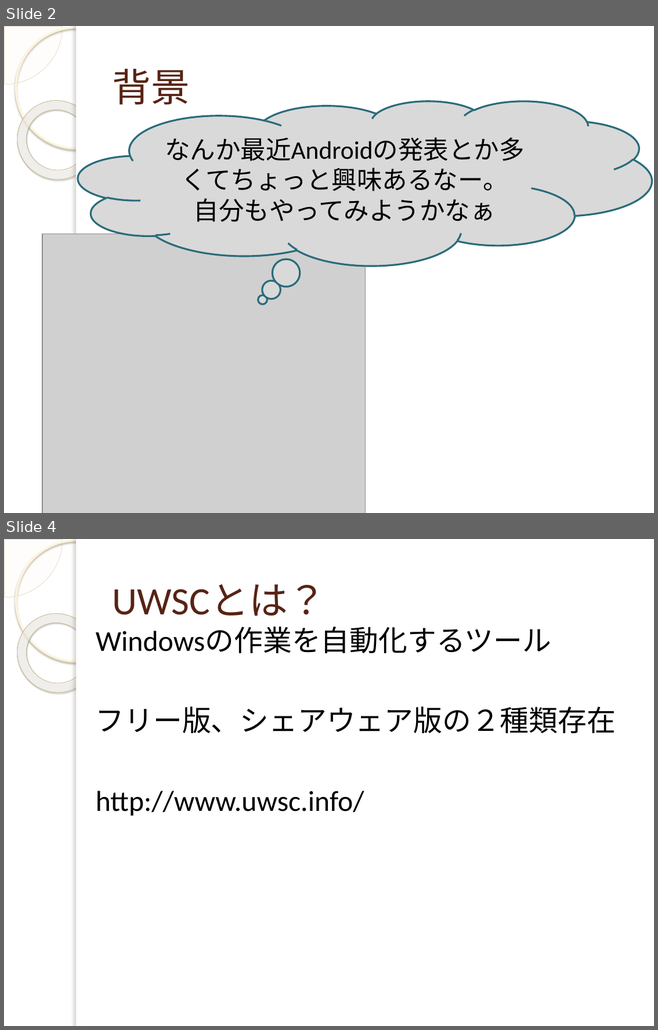
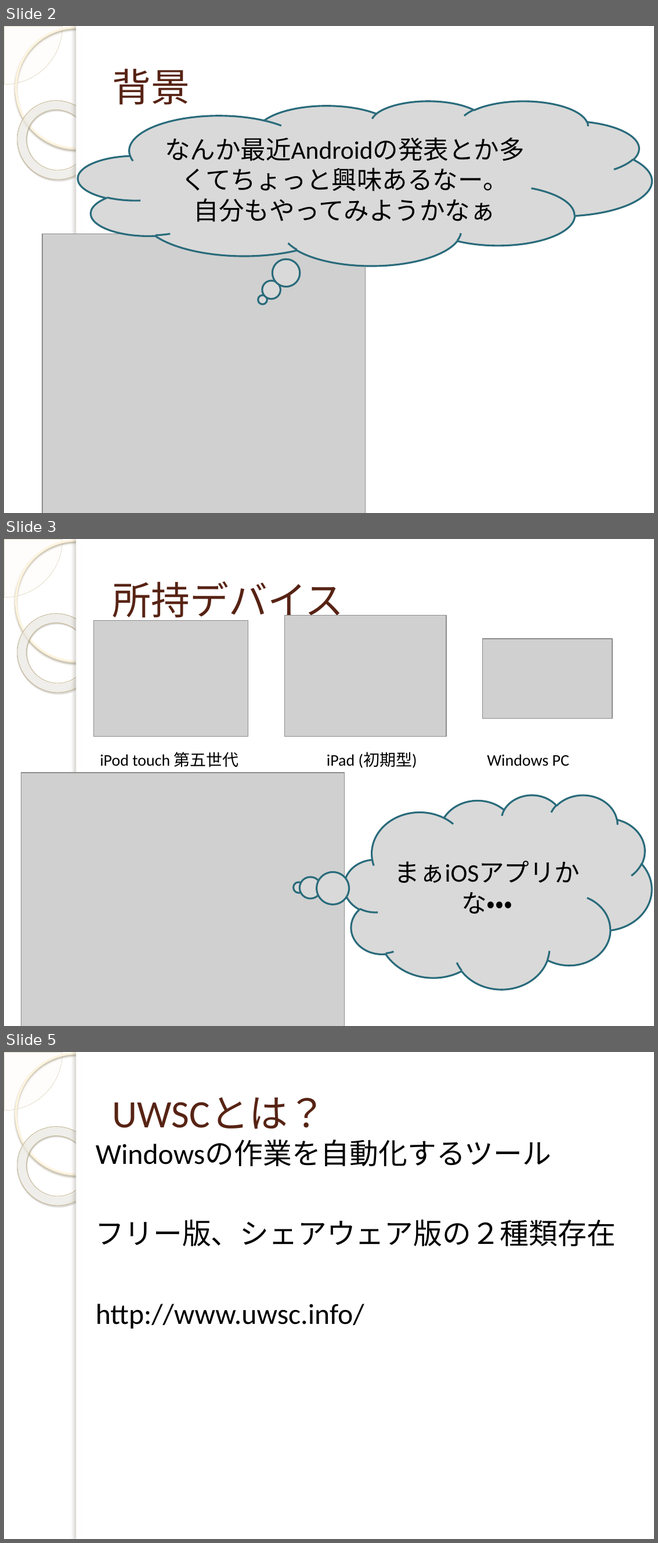
Before and after one commit to yuridonus/FEstudy, a slide deck: monaca.pptx. Shown one above the other, each under a label of ours: slides 2 and 4 before the commit, slides 2, 3 and 5 after it; the slides between them are not shown. The pictures are 658x1030 and 658x1543 pixels, drawn with LibreOffice and Linux fonts; fonts in the diff are those of the drawing; grey boxes stand for pictures; background and template pictures are left out. Boxes give left, top, right and bottom in pixels: in the first picture for what was removed or moved away, otherwise in the second. Text is boxed around its words. In the diff, an @@ line names an element or a change of style, - is before the commit and + after.

```diff
--- a/monaca.pptx
+++ b/monaca.pptx
@@ slide 3 added at [4, 539, 654, 1026], background picture (left out); not listed: 5 template elements that a slide beside it also shows @@
@@ title added at [112, 581, 344, 624], 43 pt, text #572314 @@
+所持デバイス
@@ picture added at [94, 621, 248, 736] @@
@@ picture added at [285, 616, 447, 736] @@
@@ picture added at [482, 639, 612, 719] @@
@@ text added at [100, 752, 239, 768], 18 pt, text #000000 @@
+iPod touch 第五世代
@@ text added at [326, 752, 417, 768], 18 pt, text #000000 @@
+iPad (初期型)
@@ text added at [487, 754, 569, 766], 18 pt, text #000000 @@
+Windows PC
@@ picture added at [21, 773, 344, 1026] @@
@@ thought cloud added at [344, 795, 652, 989], fill #D9D9D9, outline #296B7C 2 pt, 28 pt, text #000000 @@
+まぁiOSアプリかな・・・
@@ what was slide 4 is now slide 5 @@
```
Also in this commit, not shown: 2 other slides added, 1 slide removed.
